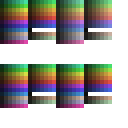
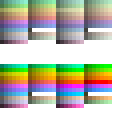
Layered file, before and after one edit (w=128, h=128). Changes by layer:
renamed "Layer 9" to "Layer 18", moved it above "Layer 16", painted on it over [56,64,112,108]
renamed "Layer 5" to "Layer 16", painted on it over [56,0,112,44]
renamed "Layer 10" to "Layer 17", painted on it over [0,64,56,108]
renamed "Background" to "Layer 14", painted on it over [0,0,112,108]
